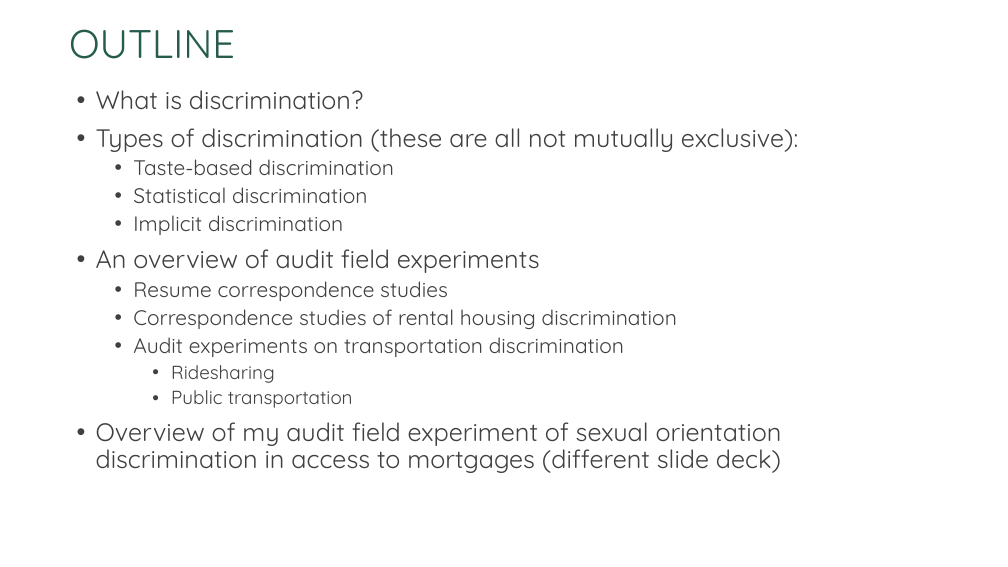
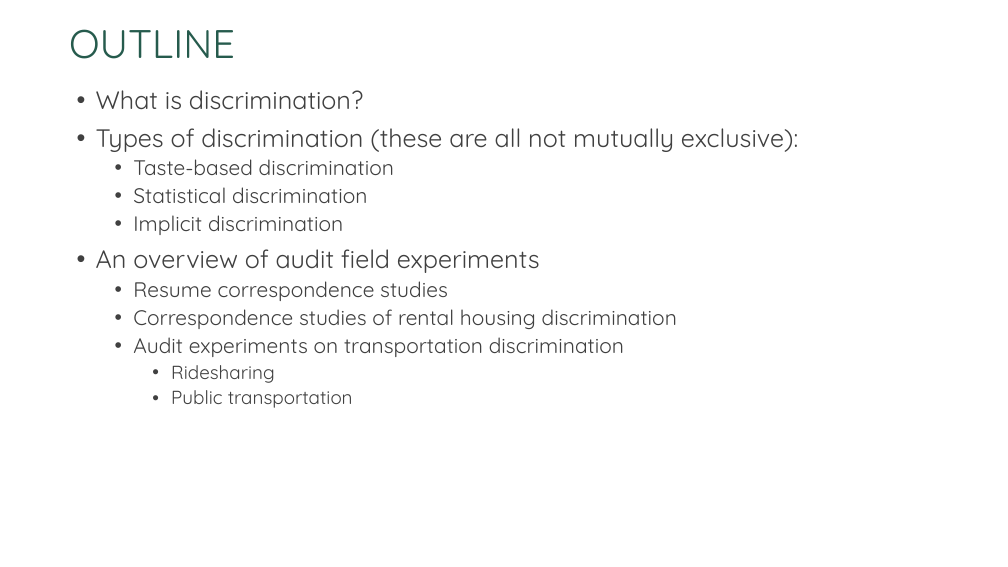
Before and after one commit to hhadah/urban-econ, a slide deck: slide 2 of slides/08-week8/02-thur/UrbanEconomicsIntrotoDiscrimination.pptx. Drawn at 1008x567 pixels with LibreOffice and Linux fonts; fonts in the diff are those of the drawing; background and template pictures are left out. Boxes give left, top, right and bottom in pixels: in the first picture for what was removed or moved away, otherwise in the second. Text is boxed around its words. In the diff, an @@ line names an element or a change of style, - is before the commit and + after.

```diff
--- a/slides/08-week8/02-thur/UrbanEconomicsIntrotoDiscrimination.pptx
+++ b/slides/08-week8/02-thur/UrbanEconomicsIntrotoDiscrimination.pptx
@@ text at [96, 422, 782, 473]: paragraph removed @@
-• Overview of my audit field experiment of sexual orientation discrimination in access to mortgages (different slide deck)
```
Also in this commit, not shown: 1 other file.
